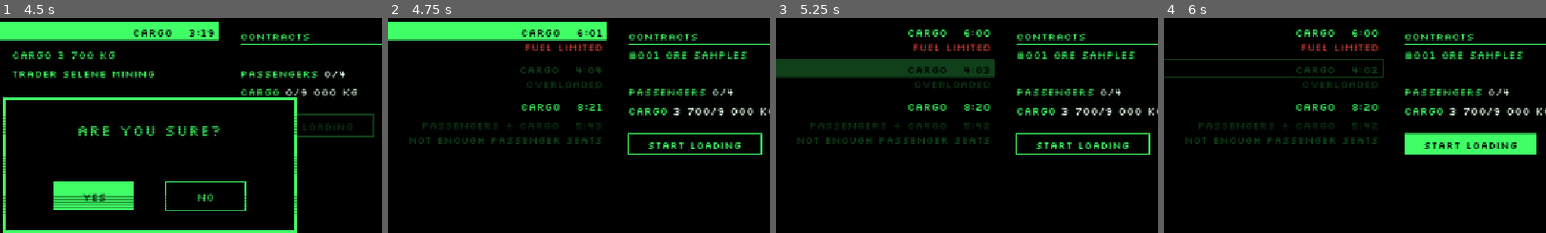
Above: before the commit, frames 1-4 (left to right).
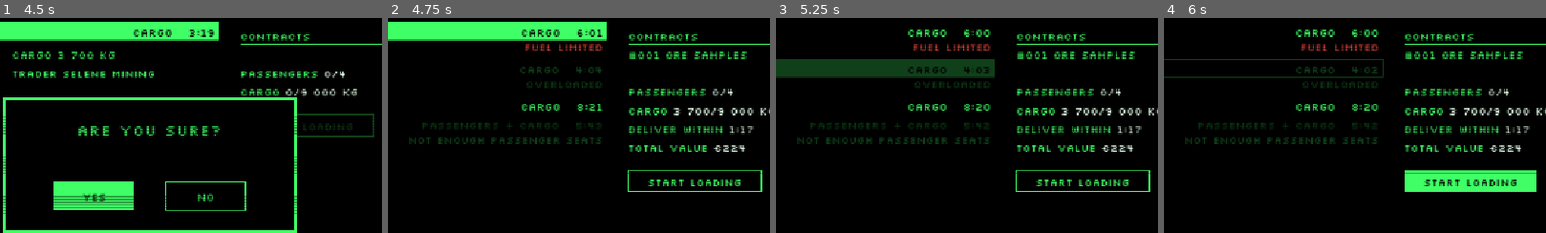
Above: after the commit, the same moments.

Repository: pkopczynski/lunar-lander
Game: Godot game, scene res://main.tscn
Two runs of this game, one before a commit and one after it. Both use one fixed random seed, a clock stepped at 60 frames per second and the inputs below.
Inputs (mouse positions are % of the whole screen's width and height, from its top left):
- Up to frame 1 (4.5 s): tap Enter (ui_accept) at 0.5, 0.77, 1.25, 1.52, 2.75, 3.02, 3.77, 4.25 s; move the mouse to (72, 45) at 0.52 s; hold Right (ui_right) 0.53-1.28 s; click (72, 45) at 0.67 s; move the mouse to (30, 55) at 1.27 s; hold Down (ui_down) 1.28-2.03 s; tap R (restart) at 2, 3.5 s; move the mouse to (60, 28) at 2.02 s; hold Right (ui_right) 2.03-2.78 s; move the mouse to (45, 70) at 2.77 s; hold Up (ui_up) 2.78-3.53 s; click (45, 70) at 2.92 s; move the mouse to (80, 65) at 3.52 s; hold Left (ui_left) from 3.53 s (still down); move the mouse to (20, 35) at 4.27 s
- Up to frame 2 (4.75 s): keep holding Left (ui_left); tap Enter (ui_accept) at 4.52 s
- Up to frame 3 (5.25 s): move the mouse to (55, 50) at 5.02 s; release Left (ui_left) at 5.03 s; hold Down (ui_down) from 5.03 s (still down); click (55, 50) at 5.17 s
- Up to frame 4 (6 s): move the mouse to (35, 25) at 5.77 s; release Down (ui_down) at 5.78 s; hold Right (ui_right) from 5.78 s (still down)
The pictures show only the part of the screen within x 30-80%, y 16-66%; the shares and areas given below are measured in that part.

Frame 1 is identical in both runs. In frame 2, 2.9% of the frame differs, in the area x 62-98%, y 50-81%; in frame 3, 2.9%; in frame 4, 7.6%, in the area x 63-98%, y 50-81%.

Commit message:
feat: show DELIVER WITHIN and TOTAL VALUE under the Contracts
Co-Authored-By: Claude Opus 5.5 <noreply@anthropic.com>

Diff:
--- a/tests/test_contracts.gd
+++ b/tests/test_contracts.gd
@@ -102,7 +102,8 @@
 		"an empty Sparrow's summary, got %s" % offers().summary())
 	check(not offers().start_loading_enabled(), "START LOADING should be disabled with no Contracts")
 	await accept(offer)
-	check(offers().summary() == PackedStringArray(["PASSENGERS 3/4", "CARGO 2 500/6 760 KG"]),
+	check(offers().summary() == PackedStringArray(["PASSENGERS 3/4", "CARGO 2 500/6 760 KG",
+		"DELIVER WITHIN 1:30", "TOTAL VALUE €420"]),
 		"the summary should count the Contract, got %s" % offers().summary())
 	check(offers().start_loading_enabled(), "START LOADING should be enabled with a Contract")
 
@@ -122,7 +123,28 @@
 	economy().put_offer(light)
 	await open_transport_offers()
 	await accept(light)
-	check(offers().summary().size() == 2, "7 000 kg of Load leaves room for a full Tank, got %s" % offers().summary())
+	check(not offers().summary()[2].begins_with("FUEL LIMITED"),
+		"7 000 kg of Load leaves room for a full Tank, got %s" % offers().summary())
+
+
+func test_the_summary_shows_the_shortest_deadline_and_the_total_value_of_the_contracts() -> void:
+	var quick := known_offer(1, 0.0)
+	quick.deadline = 90.0
+	var slow := known_offer(0, 1000.0)
+	slow.deadline = 160.0
+	slow.passenger_reward = 0
+	slow.cargo_reward = 820
+	for offer in [slow, quick]:
+		economy().put_offer(offer)
+	await open_transport_offers()
+	check(offers().summary() == PackedStringArray(["PASSENGERS 0/4", "CARGO 0/7 000 KG"]),
+		"DELIVER WITHIN and TOTAL VALUE should be hidden with no Contracts, got %s" % offers().summary())
+	await accept(slow)
+	await accept(quick)
+	var summary := offers().summary()
+	check("DELIVER WITHIN 1:30" in summary, "the shortest deadline of 1:30 and 2:40 should show, got %s" % summary)
+	check("TOTAL VALUE €1240" in summary, "€820 and €420 should add up to €1240, got %s" % summary)
+	check(offers().red_summary_lines().is_empty(), "neither line should be red, got %s" % offers().red_summary_lines())
 
 
 func test_right_and_left_move_focus_between_the_offers_and_start_loading() -> void:
--- a/transport_offers_screen.gd
+++ b/transport_offers_screen.gd
@@ -175,8 +175,9 @@
 
 
 # Under the Contracts: seats taken, cargo against the full-Tank cargo for the accepted
-# passengers, and FUEL LIMITED (the fuel cap over the Tank) once the Load leaves less room
-# than a full Tank, which is exactly when the cargo passes the full-Tank cargo.
+# passengers, FUEL LIMITED (the fuel cap over the Tank) once the Load leaves less room
+# than a full Tank, which is exactly when the cargo passes the full-Tank cargo, then, with
+# Contracts, DELIVER WITHIN (the shortest Deadline) and TOTAL VALUE (the sum of rewards).
 func summary() -> PackedStringArray:
 	var lines := PackedStringArray()
 	for part in summary_parts():
@@ -221,7 +222,17 @@
 	if fuel_limited:
 		parts.append([FUEL_LIMITED_LABEL, kg_of(ship.fuel_cap_for(load_mass), ship.ship_type.tank),
 			Office.RED, Office.RED])
+	if not economy.contracts.is_empty():
+		parts.append(["DELIVER WITHIN", TransportOffer.countdown(economy.deadline()), Office.GREEN, Office.WHITE])
+		parts.append(["TOTAL VALUE", Economy.eur(total_value()), Office.GREEN, Office.WHITE])
 	return parts
+
+
+func total_value() -> int:
+	var total := 0
+	for contract in economy.contracts:
+		total += contract.reward()
+	return total
 
 
 func limits_fuel(load_mass: float) -> bool:
